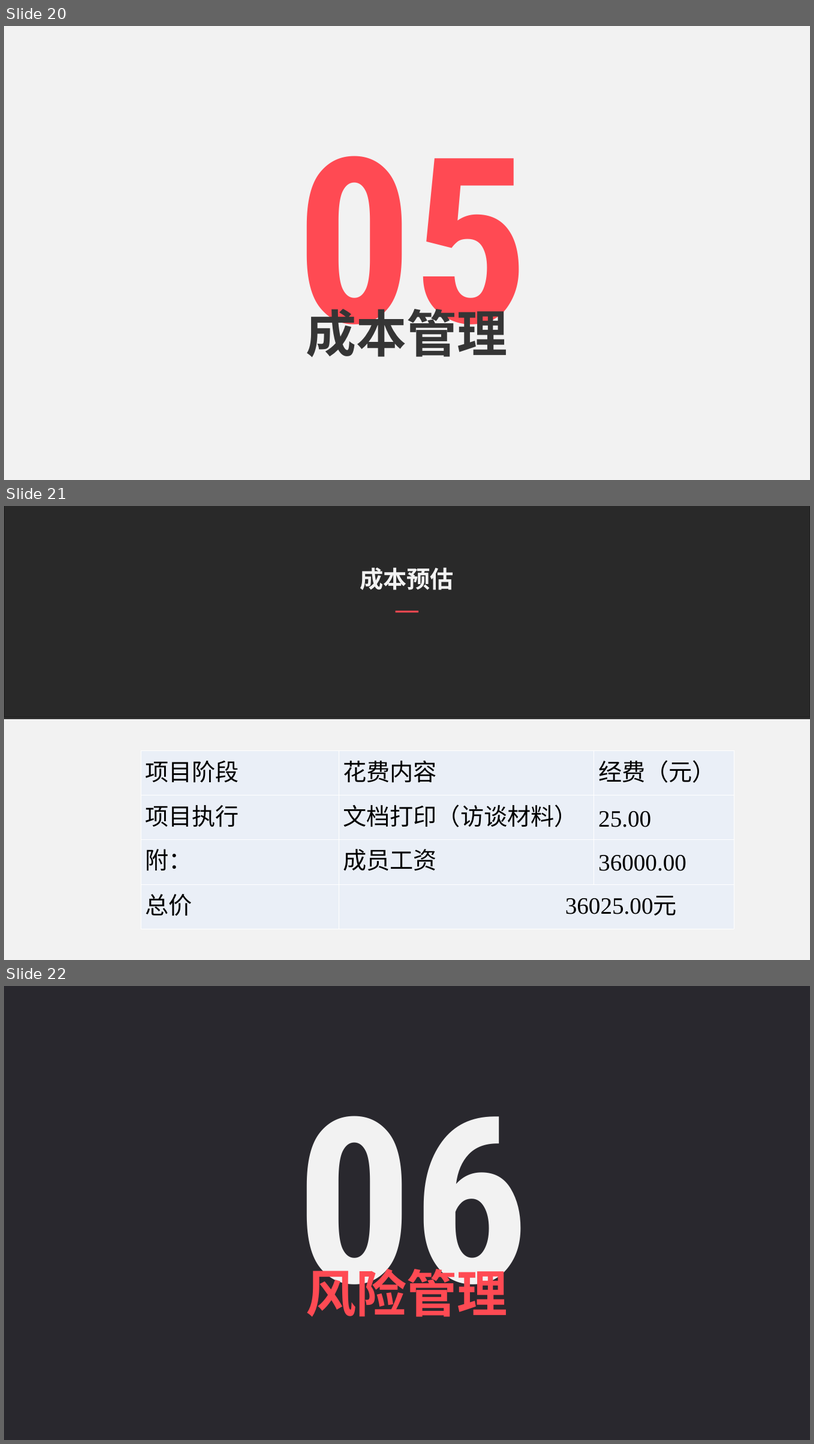
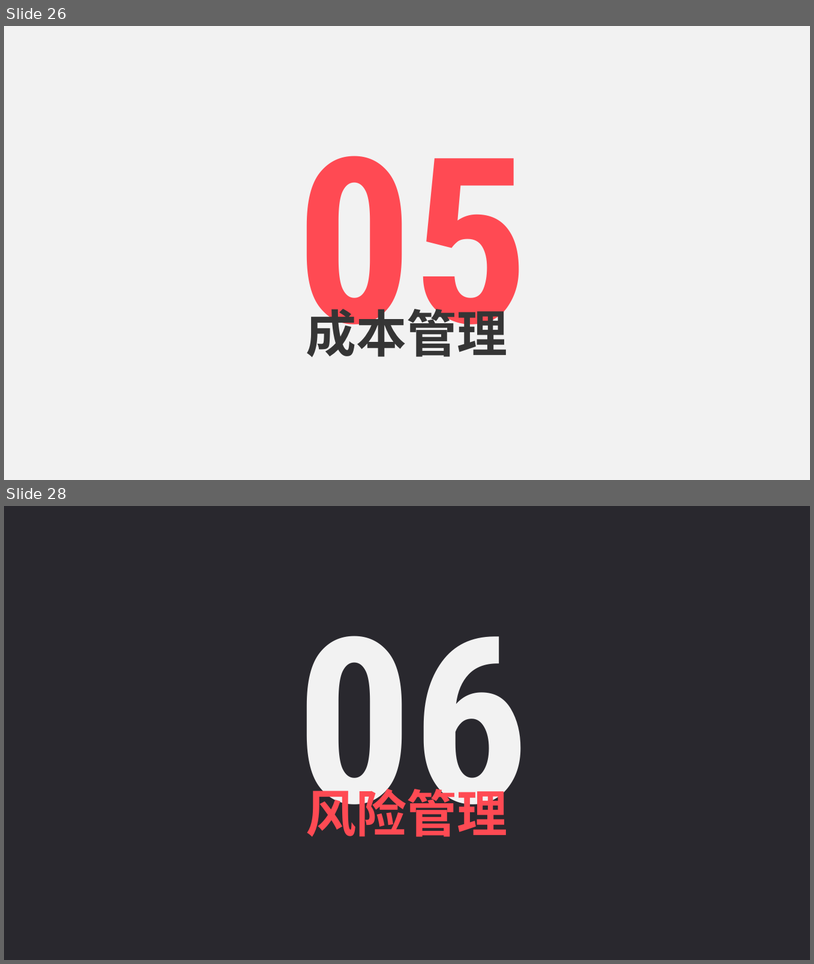
Before and after one commit to PRD2018-G09/Educational-Website, a slide deck: 受控文档/2.需求工程计划/PRD2018-G09-需求工程计划PPT.ppt. Shown one above the other, each under a label of ours: slides 20, 21 and 22 before the commit, slides 26 and 28 after it; the slides between them are not shown. The pictures are 814x1444 and 814x964 pixels, drawn with LibreOffice and Linux fonts; fonts in the diff are those of the drawing; grey boxes stand for pictures. Boxes give left, top, right and bottom in pixels: in the first picture for what was removed or moved away, otherwise in the second. Text is boxed around its words. In the diff, an @@ line names an element or a change of style, - is before the commit and + after.

Commit message:
修改文档

```diff
--- a/受控文档/2.需求工程计划/PRD2018-G09-需求工程计划PPT.ppt
+++ b/受控文档/2.需求工程计划/PRD2018-G09-需求工程计划PPT.ppt
@@ slide 21 removed at (4, 506, 810, 960), background #F2F2F2 @@
@@ picture removed at (4, 506, 810, 717) @@
@@ rectangle removed at (4, 506, 810, 719) @@
@@ text removed at (360, 567, 455, 590) @@
-成本预估
@@ line removed from (396, 611) to (419, 611) @@
@@ table removed at (141, 750, 734, 928), 4 rows, 3 columns @@
-项目阶段 | 花费内容 | 经费（元）
-项目执行 | 文档打印（访谈材料） | 25.00
-附： | 成员工资 | 36000.00
-总价 | 36025.00元 | 
@@ what was slide 20 is now slide 26 @@
@@ what was slide 22 is now slide 28 @@
```
Also in this commit, not shown: 7 slides changed, 18 slides added, 2 other slides removed, 13 other files.
